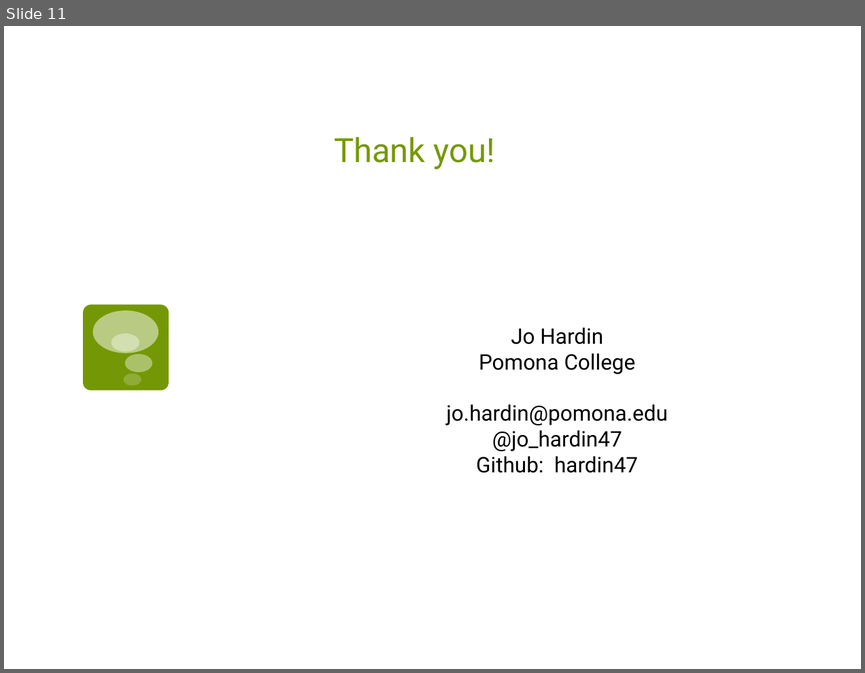
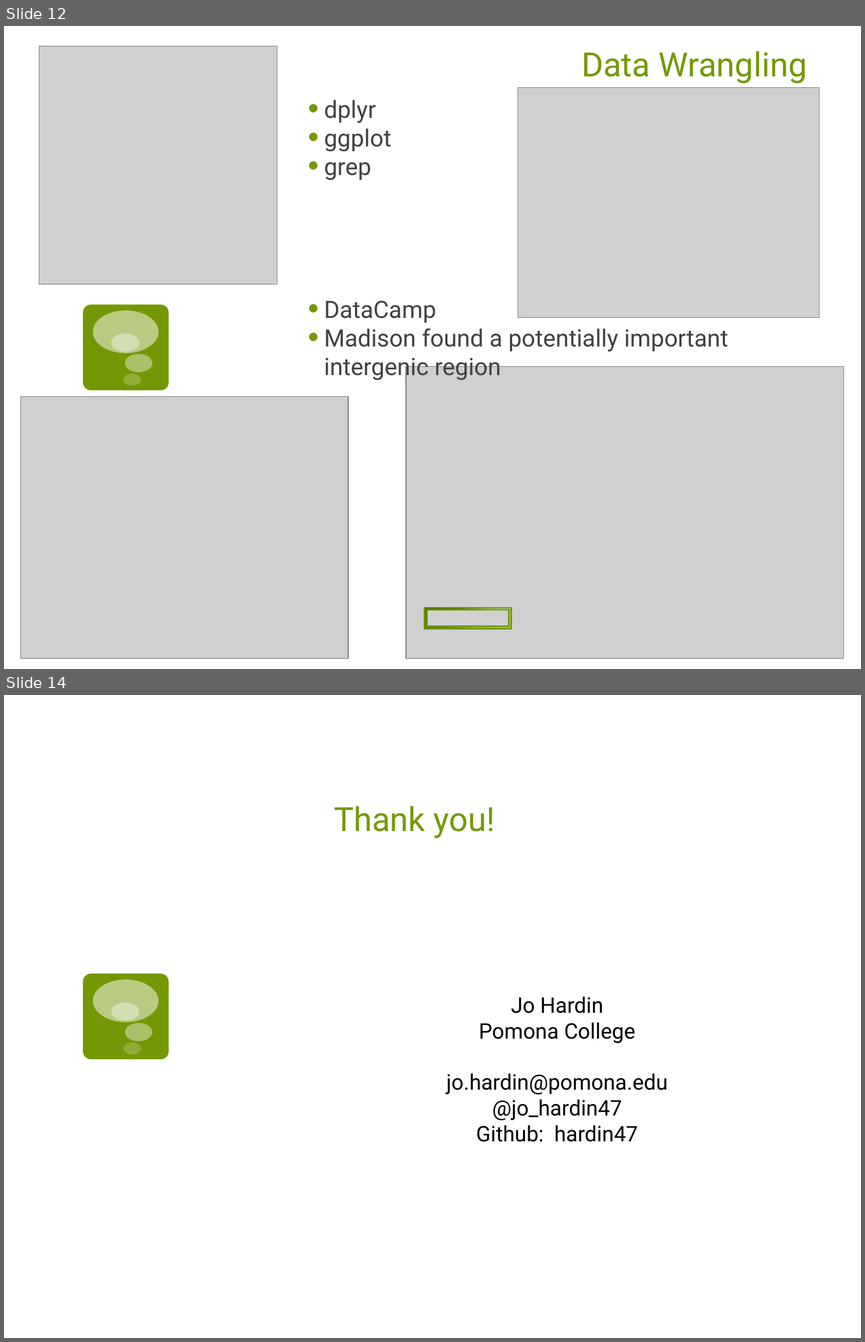
Before and after one commit to Amherst-Statistics/Modernizing-Undergrad-Stat-Curric, a slide deck: 03-hardin/skillsForResearch_JSM17_JoHardin.pptx. Shown one above the other, each under a label of ours: slide 11 before the commit, slides 12 and 14 after it; the slides between them are not shown. The pictures are 865x673 and 865x1342 pixels, drawn with LibreOffice and Linux fonts; fonts in the diff are those of the drawing; grey boxes stand for pictures. Boxes give left, top, right and bottom in pixels: in the first picture for what was removed or moved away, otherwise in the second. Text is boxed around its words. In the diff, an @@ line names an element or a change of style, - is before the commit and + after.

```diff
--- a/03-hardin/skillsForResearch_JSM17_JoHardin.pptx
+++ b/03-hardin/skillsForResearch_JSM17_JoHardin.pptx
@@ slide 12 added at bbox=[4, 26, 861, 669], background #FFFFFF; not listed: 5 template elements that a slide beside it also shows @@
@@ picture added at bbox=[39, 46, 277, 284] @@
@@ title added at bbox=[581, 51, 807, 84], 28 pt, text #749805 @@
+Data Wrangling
@@ text added at bbox=[324, 99, 728, 381], 20 pt, text #404040 @@
+• dplyr
+• ggplot
+• grep
+• DataCamp
+• Madison found a potentially important intergenic region
@@ picture added at bbox=[518, 88, 820, 317] @@
@@ picture added at bbox=[406, 366, 843, 658] @@
@@ picture added at bbox=[21, 396, 349, 658] @@
@@ frame added at bbox=[424, 607, 511, 628], fill gradient #8FB84C to #8EB153 to #668600 to #587400, outline #739801 1 pt @@
@@ what was slide 11 is now slide 14 @@
```
Also in this commit, not shown: 3 slides changed, 4 other slides added, 2 slides removed.
